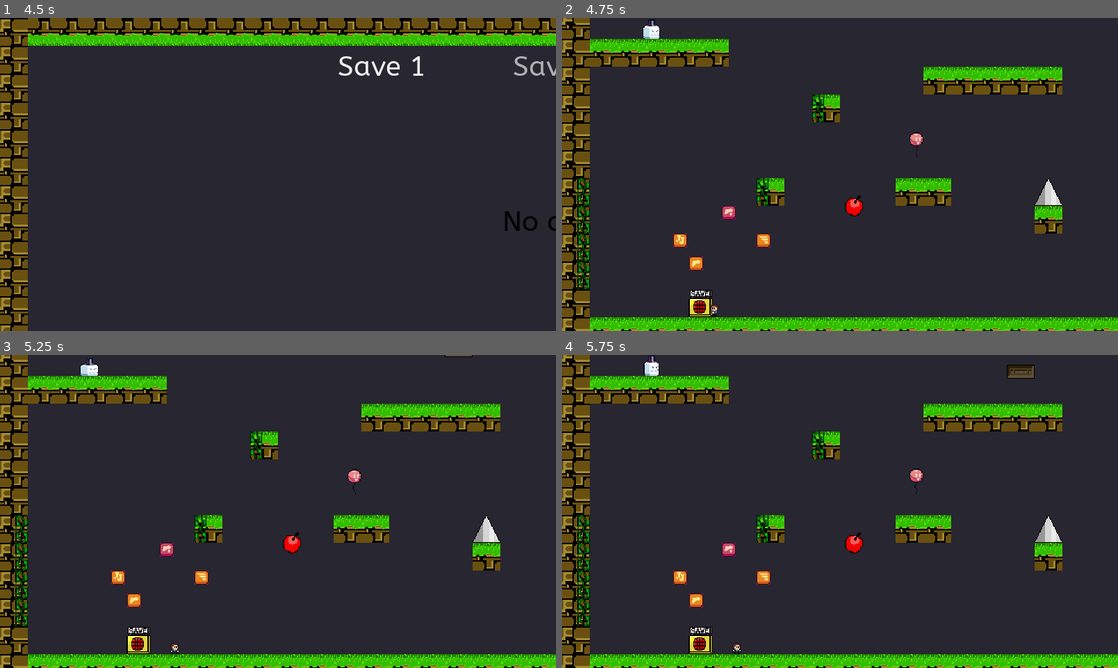
Above: before the commit, frames 1-4 (two rows, left to right).
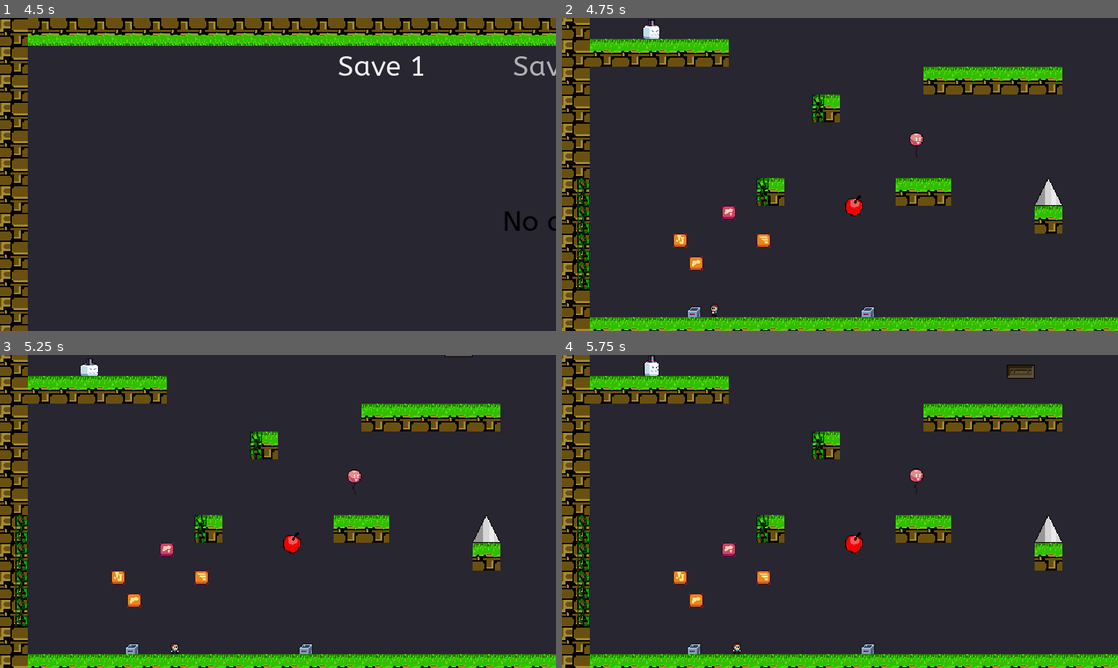
Above: after the commit, the same moments.

Repository: Smartkin/i-wanna-go-through-time-game-jam-edition
Game: Godot game, scene res://Rooms/Title.tscn
The game is run twice, just before and just after one commit, with the same random seed, the same clock (stepped at 60 frames per second) and the same inputs. Sound files missing from this copy of the repository are replaced by a short silence.
Inputs (mouse positions are in pixels of both pictures, inside the frame that each line leads up to):
- Up to frame 1 (4.5 s): click "Start Game" at 0.5 s; tap Enter at 1.25 s; move the mouse to (400, 158) at 1.27 s; hold Right (right) 1.28-2 s; hold Z (shoot) 1.28-2 s; click (400, 158) at 1.42 s; tap Shift (jump) at 1.52 s; tap R (restart) every 0.75 s from 2 to 4.25 s; drag from (166, 190) to (250, 237) at 2.02 s; move the mouse to (333, 105) at 2.77 s; hold Right (right) 2.78-3.5 s; hold Z (shoot) 2.78-3.5 s; drag from (250, 237) to (111, 127) at 3.52 s; move the mouse to (444, 221) at 4.27 s; hold Left (left) from 4.28 s (still down); hold Z (shoot) from 4.28 s (still down); tap X (dash) at 4.35 s
- Up to frame 2 (4.75 s): keep holding Left (left); keep holding Z (shoot); tap Shift (jump) at 4.52 s
- Up to frame 3 (5.25 s): tap R (restart) at 4.9, 5 s; release Left (left) at 5 s; release Z (shoot) at 5 s; drag from (111, 464) to (155, 649) at 5.02 s
- Up to frame 4 (5.75 s): no input

Frame 1 is identical in both runs. In frame 2, 0.4% of the frame differs, in the area x 22-57%, y 86-96%; in frame 3, 0.4%; in frame 4, 0.4%.

Commit message:
Implement save stations

Diff:
--- a/Scenes/Save.tscn
+++ b/Scenes/Save.tscn
@@ -1,49 +1,113 @@
-[gd_scene load_steps=8 format=2]
+[gd_scene load_steps=23 format=2]
 
-[ext_resource path="res://Sprites/sprSave_strip2.png" type="Texture" id=1]
+[ext_resource path="res://Sprites/Interactables/checkpoint_idle.png" type="Texture" id=1]
 [ext_resource path="res://Scripts/Save/Save.gd" type="Script" id=2]
 [ext_resource path="res://Scripts/Save/SaveController.gd" type="Script" id=3]
+[ext_resource path="res://Sprites/Interactables/checkpoint_active.png" type="Texture" id=4]
+[ext_resource path="res://Sprites/Interactables/checkpoint_activated.png" type="Texture" id=5]
 
-[sub_resource type="AtlasTexture" id=1]
+[sub_resource type="AtlasTexture" id=7]
+atlas = ExtResource( 5 )
+region = Rect2( 0, 0, 16, 12 )
+
+[sub_resource type="AtlasTexture" id=8]
+atlas = ExtResource( 5 )
+region = Rect2( 16, 0, 16, 12 )
+
+[sub_resource type="AtlasTexture" id=9]
+atlas = ExtResource( 5 )
+region = Rect2( 32, 0, 16, 12 )
+
+[sub_resource type="AtlasTexture" id=10]
+atlas = ExtResource( 5 )
+region = Rect2( 48, 0, 16, 12 )
+
+[sub_resource type="AtlasTexture" id=11]
+atlas = ExtResource( 5 )
+region = Rect2( 64, 0, 16, 12 )
+
+[sub_resource type="AtlasTexture" id=12]
+atlas = ExtResource( 5 )
+region = Rect2( 80, 0, 16, 12 )
+
+[sub_resource type="AtlasTexture" id=13]
+atlas = ExtResource( 5 )
+region = Rect2( 96, 0, 16, 12 )
+
+[sub_resource type="AtlasTexture" id=14]
+atlas = ExtResource( 5 )
+region = Rect2( 112, 0, 16, 12 )
+
+[sub_resource type="AtlasTexture" id=15]
+atlas = ExtResource( 5 )
+region = Rect2( 128, 0, 16, 12 )
+
+[sub_resource type="AtlasTexture" id=16]
+atlas = ExtResource( 5 )
+region = Rect2( 144, 0, 16, 12 )
+
+[sub_resource type="AtlasTexture" id=17]
+atlas = ExtResource( 5 )
+region = Rect2( 160, 0, 16, 12 )
+
+[sub_resource type="AtlasTexture" id=18]
+atlas = ExtResource( 4 )
+region = Rect2( 0, 0, 16, 12 )
+
+[sub_resource type="AtlasTexture" id=19]
+atlas = ExtResource( 4 )
+region = Rect2( 16, 0, 16, 12 )
+
+[sub_resource type="AtlasTexture" id=5]
 atlas = ExtResource( 1 )
-region = Rect2( 0, 0, 32, 32 )
+region = Rect2( 0, 0, 16, 12 )
 
-[sub_resource type="AtlasTexture" id=2]
+[sub_resource type="AtlasTexture" id=6]
 atlas = ExtResource( 1 )
-region = Rect2( 32, 0, 32, 32 )
+region = Rect2( 16, 0, 16, 12 )
 
 [sub_resource type="SpriteFrames" id=3]
 animations = [ {
-"frames": [ SubResource( 1 ), SubResource( 2 ) ],
+"frames": [ SubResource( 7 ), SubResource( 8 ), SubResource( 9 ), SubResource( 10 ), SubResource( 11 ), SubResource( 12 ), SubResource( 13 ), SubResource( 14 ), SubResource( 15 ), SubResource( 16 ), SubResource( 17 ) ],
+"loop": false,
+"name": "activation",
+"speed": 15.0
+}, {
+"frames": [ SubResource( 18 ), SubResource( 19 ) ],
+"loop": true,
+"name": "active",
+"speed": 5.0
+}, {
+"frames": [ SubResource( 5 ), SubResource( 6 ) ],
 "loop": true,
 "name": "default",
 "speed": 5.0
 } ]
 
 [sub_resource type="RectangleShape2D" id=4]
-extents = Vector2( 16, 16 )
+extents = Vector2( 8, 6 )
 
-[node name="Save" type="Node2D" groups=[
-"GravityAffected",
-]]
+[node name="Save" type="Node2D" groups=["GravityAffected", "Saved"]]
 script = ExtResource( 3 )
 
 [node name="Sprite" type="AnimatedSprite" parent="."]
-position = Vector2( 16, 16 )
+position = Vector2( 8, 10 )
 frames = SubResource( 3 )
+frame = 1
+playing = true
 
 [node name="Area2D" type="Area2D" parent="."]
 collision_layer = 0
-collision_mask = 33
 script = ExtResource( 2 )
 
 [node name="CollisionShape2D" type="CollisionShape2D" parent="Area2D"]
-position = Vector2( 16, 16 )
+position = Vector2( 8, 10 )
 shape = SubResource( 4 )
 
-[node name="Timer" type="Timer" parent="."]
-one_shot = true
+[node name="SavePosition" type="Position2D" parent="."]
+position = Vector2( 8, 8 )
+
+[connection signal="animation_finished" from="Sprite" to="." method="_on_Sprite_animation_finished"]
+[connection signal="activate" from="Area2D" to="." method="_on_Area2D_activate"]
 [connection signal="body_entered" from="Area2D" to="Area2D" method="_on_Area2D_body_entered"]
 [connection signal="body_exited" from="Area2D" to="Area2D" method="_on_Area2D_body_exited"]
-[connection signal="saved" from="Area2D" to="." method="onSave"]
-[connection signal="timeout" from="Timer" to="." method="_on_Timer_timeout"]
--- a/Scripts/Items/Ability.gd
+++ b/Scripts/Items/Ability.gd
@@ -56,5 +56,5 @@
 	if (range(ABILITIES.GUN_1, ABILITIES.GUN_4 + 1).has(id)):
 		WorldController.cur_save_data.gun_power += 1
 	WorldController.save_item(id)
-	WorldController.save_game()
+#	WorldController.save_game()
 	queue_free()
--- a/Scripts/Items/Chip.gd
+++ b/Scripts/Items/Chip.gd
@@ -5,12 +5,12 @@
 export(CHIPS) var id = CHIPS.INVALID
 
 func _on_scene_built() -> void:
-	if WorldController.check_chip(id) and id != -1:
+	if WorldController.check_chip(id) and id != CHIPS.INVALID:
 		queue_free()
 
 func _on_Area2D_body_entered(body):
-	if id == -1:
+	if id == CHIPS.INVALID:
 		return
 	WorldController.save_chip(id)
-	WorldController.save_game()
+#	WorldController.save_game()
 	queue_free()
--- a/Scripts/Save/Save.gd
+++ b/Scripts/Save/Save.gd
@@ -1,19 +1,13 @@
 extends Area2D
 
-signal saved
+signal activate
 
-func save():
-	emit_signal("saved")
+func _on_Area2D_body_entered(body: Player) -> void:
+	if (body != null):
+		emit_signal("activate")
 
-func _on_Area2D_body_entered(body: Node2D) -> void:
-	if (body is Player):
-		body.can_save = true
-		body.save_point = self
-	else:
-		WorldController.save_game()
-		save()
-
-func _on_Area2D_body_exited(body: Node2D) -> void:
-	if (body is Player):
-		body.can_save = false
-		body.save_point = null
+func _on_Area2D_body_exited(body: Player) -> void:
+	if (body == null):
+		return
+	body.can_save = false
+	body.save_point = null
--- a/Scripts/Save/SaveController.gd
+++ b/Scripts/Save/SaveController.gd
@@ -1,14 +1,29 @@
 extends Node2D
 
-func onSave():
-	$Sprite.frame = 1
-	$Timer.start()
+onready var anim := $Sprite
 
-func _on_Timer_timeout():
-	$Sprite.frame = 0
+func _on_scene_built():
+	if (WorldController.cur_save_data.save_id == get_instance_id()):
+		anim.play("active")
+
+func _process(delta: float):
+	if (WorldController.cur_save_data.save_id != get_instance_id() and anim.animation != "activation"):
+		anim.play("default")
 
 func _reverse_gravity():
 	$Sprite.scale.y = -1
 
 func _normal_gravity():
 	$Sprite.scale.y = 1
+
+
+func _on_Sprite_animation_finished():
+	if (anim.animation == "activation"):
+		anim.play("active")
+		WorldController.cur_save_data.save_id = get_instance_id()
+		WorldController.save_game($SavePosition.global_position)
+
+
+func _on_Area2D_activate():
+	if (anim.animation != "active"):
+		anim.play("activation")
--- a/Scripts/WorldController.gd
+++ b/Scripts/WorldController.gd
@@ -39,6 +39,7 @@
 	},
 	"chips": {},
 	"items": {},
+	"save_id": -1,
 	"scene": "res://TestBed.tscn",
 	"sceneName": "TestBed",
 	"reverse_grav": false,
@@ -367,19 +368,23 @@
 	return cur_save_data.items.has(String(id))
 
 
-func save_game() -> void:
+func save_game(save_pos: Vector2 = Vector2(-100000, -100000)) -> void:
 	var tree := _scene_tree
 	var scene := tree.current_scene
 	var player_controller := scene.find_node("PlayerController")
 	if (player_controller != null && !player_controller.player_dead):
 		# Transfer needed data
-		cur_save_data.playerPosX = player_controller.find_node("Player").global_position.x
-		cur_save_data.playerPosY = player_controller.find_node("Player").global_position.y
+		if (save_pos != Vector2(-100000, -100000)):
+			cur_save_data.playerPosX = save_pos.x
+			cur_save_data.playerPosY = save_pos.y
+		else:
+			cur_save_data.playerPosX = player_controller.find_node("Player").global_position.x
+			cur_save_data.playerPosY = player_controller.find_node("Player").global_position.y
 		cur_save_data.scene = scene.filename
 		cur_save_data.sceneName = scene.name
 		cur_save_data.reverse_grav = reverse_grav
 		# Save the data to a file
-		save_to_file()
+		save_to_file(false)
 
 # Load game data for a chosen save slot
 func get_game_data(slot: int) -> Dictionary:
@@ -407,17 +412,21 @@
 			return
 		_open_save_file(load_file, save_slot, File.READ)
 		_save_data = parse_json(load_file.get_line())
-		cur_save_data = _save_data
+	cur_save_data = _save_data.duplicate(true)
 	# Load data
 	reverse_grav = _save_data.reverse_grav
 	tree.change_scene(_save_data.scene)
 
-func save_to_file() -> void:
+func save_to_file(save_death_time: bool = true) -> void:
 	# Create/Open save file
 	var save_file := File.new()
 	_open_save_file(save_file, save_slot, File.WRITE)
 	# Save needed data
-	_save_data = cur_save_data
+	if (not save_death_time):
+		_save_data = cur_save_data.duplicate(true)
+	else:
+		_save_data.deaths = cur_save_data.deaths
+		_save_data.time = cur_save_data.time.duplicate(true)
 	# Write to save file
 	save_file.store_string(to_json(_save_data))
 	save_file.close()
--- a/TestBed.tscn
+++ b/TestBed.tscn
@@ -102,7 +102,10 @@
 [node name="Waters" type="Node2D" parent="."]
 
 [node name="Save" parent="." instance=ExtResource( 12 )]
-position = Vector2( 144, 672 )
+position = Vector2( 144, 688 )
+
+[node name="Save2" parent="." instance=ExtResource( 12 )]
+position = Vector2( 344, 688 )
 
 [node name="Warp" parent="." instance=ExtResource( 13 )]
 position = Vector2( 976, 96 )
